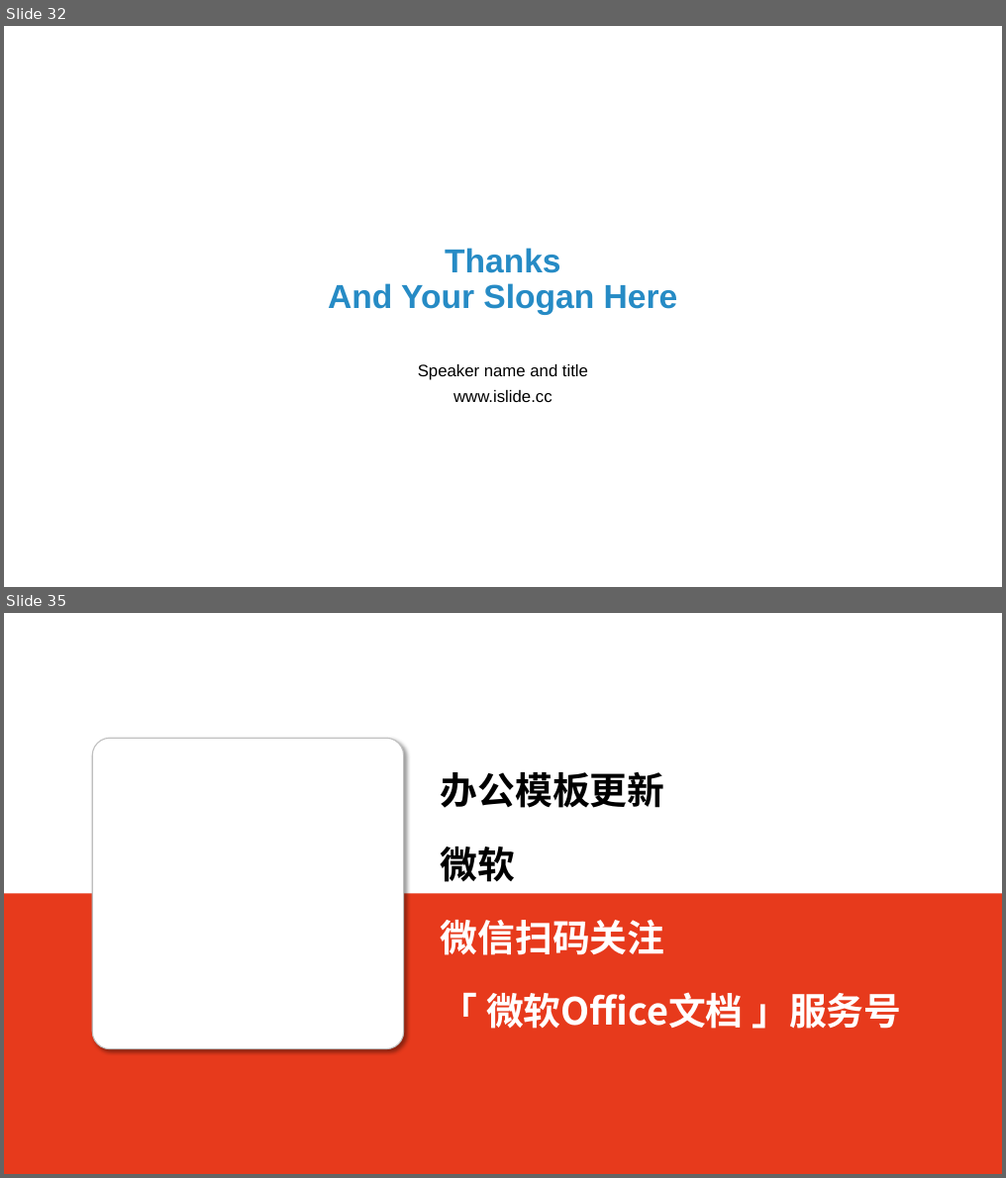
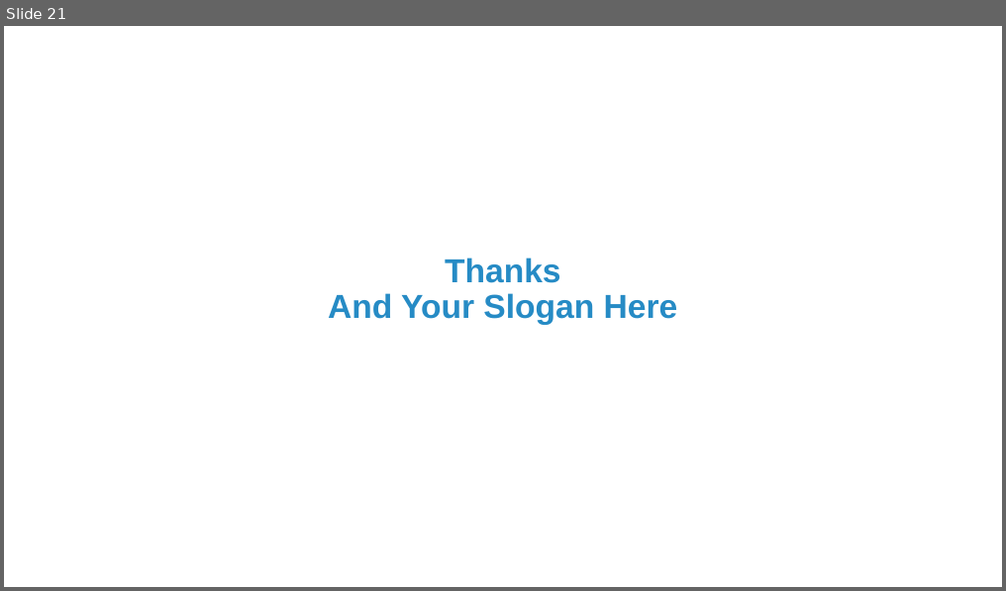
Before and after one commit to tenda-cn/Database_group, a slide deck: ppt模版选择1/3.pptx. Shown one above the other, each under a label of ours: slides 32 and 35 before the commit, slide 21 after it; the slides between them are not shown. The pictures are 1006x1178 and 1006x591 pixels, drawn with LibreOffice and Linux fonts; fonts in the diff are those of the drawing; background and template pictures are left out. Boxes give left, top, right and bottom in pixels: in the first picture for what was removed or moved away, otherwise in the second. Text is boxed around its words. In the diff, an @@ line names an element or a change of style, - is before the commit and + after.

```diff
--- a/ppt模版选择1/3.pptx
+++ b/ppt模版选择1/3.pptx
@@ slide 35 removed at box(4, 613, 1002, 1174), background #FFFFFF @@
@@ rounded rectangle removed at box(92, 738, 404, 1050) @@
@@ text removed at box(441, 772, 901, 1029) @@
-办公模板更新
-微软
-微信扫码关注
-「 微软Office文档 」服务号
@@ rectangle removed at box(4, 894, 1002, 1174) @@
@@ what was slide 32 is now slide 21 @@
@@ slide 21 changed as well @@
@@ title "Thanks And Your Slogan Here": place and size @@
-title "Thanks And Your Slogan Here" at box(328, 248, 678, 315)
+title "Thanks And Your Slogan Here" at box(328, 258, 678, 325)
@@ text removed at box(418, 365, 588, 380) @@
-Speaker name and title
@@ text removed at box(453, 390, 552, 402) @@
-www.islide.cc
```
Also in this commit, not shown: 20 slides added, 36 other slides removed, 1 other file.
